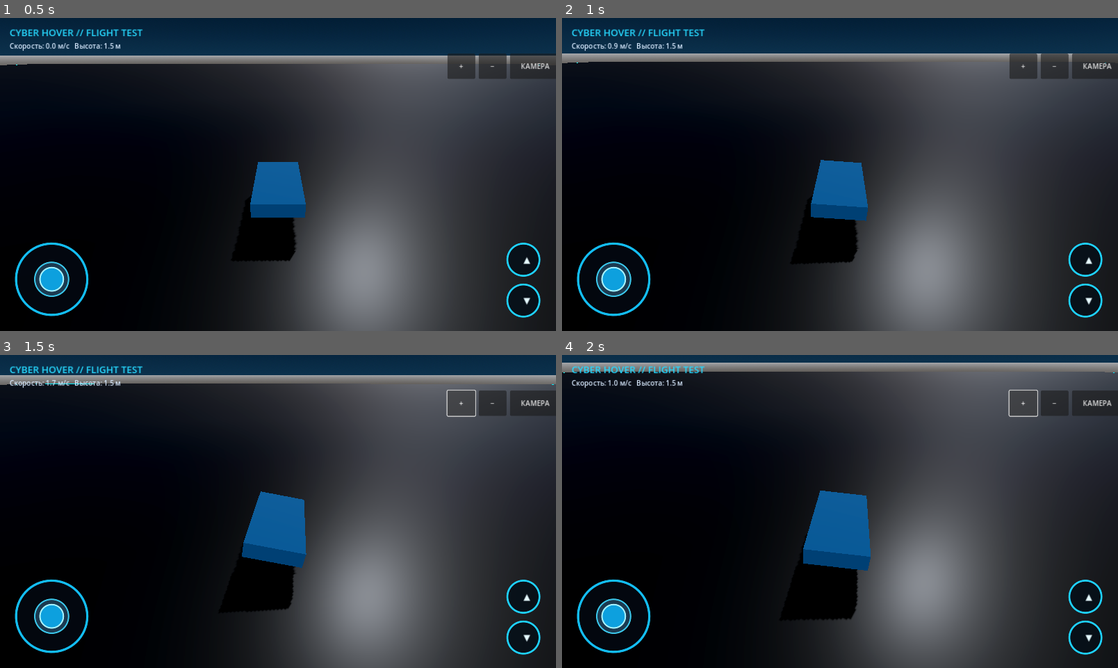
Above: before the commit, frames 1-4 (two rows, left to right).
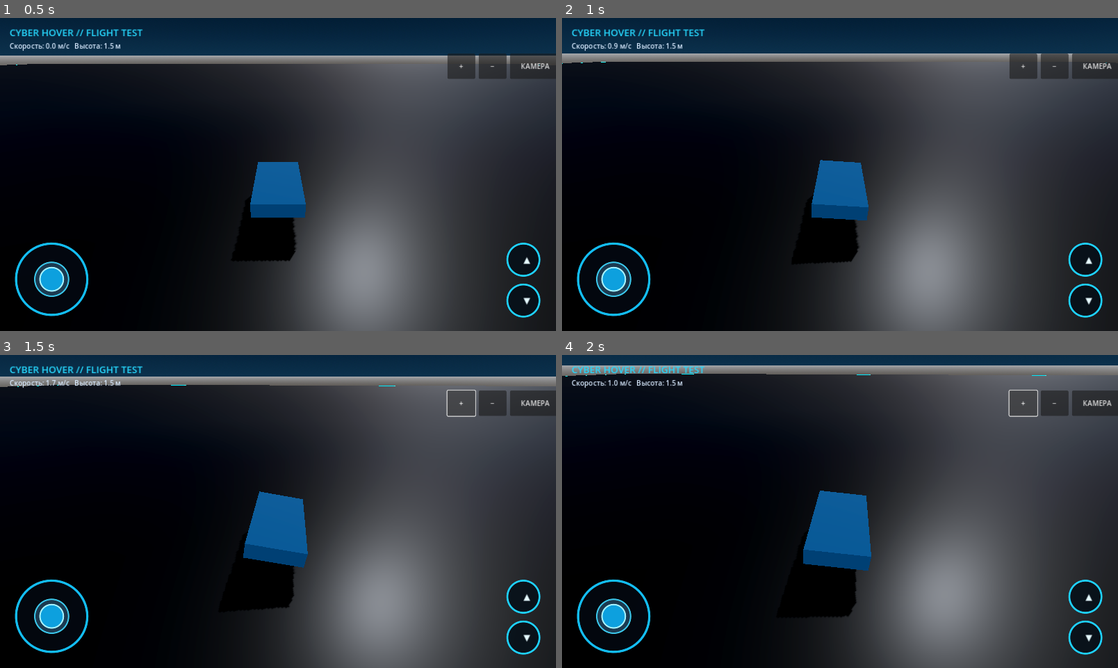
Above: after the commit, the same moments.

Repository: a89526425040-creator/CyberHoverDemo
Game: Godot game, scene res://main.tscn
The game is run twice, just before and just after one commit, with the same random seed, the same clock (stepped at 60 frames per second) and the same inputs.
Inputs (mouse positions are in pixels of both pictures, inside the frame that each line leads up to):
- Up to frame 1 (0.5 s): no input
- Up to frame 2 (1 s): tap Enter at 0.5 s; move the mouse to (962, 158) at 0.52 s; hold D from 0.53 s (still down); tap Ctrl at 0.6 s; click (962, 158) at 0.67 s; tap Space at 0.77 s
- Up to frame 3 (1.5 s): release D at 1.25 s; click "+" at 1.25 s
- Up to frame 4 (2 s): no input

Frame 1 is identical in both runs. In frame 2, less than 0.1% of the frame differs, in the area x 0-98%, y 14-79%; in frame 3, 1.0%; in frame 4, 6.6%, in the area x 0-100%, y 2-96%.

Commit message:
Align hovercraft yaw direction with corrected lateral controls

Diff:
--- a/scripts/hover_controller.gd
+++ b/scripts/hover_controller.gd
@@ -113,7 +113,7 @@
     var relative_basis: Basis = heading_basis.inverse() * basis
     var attitude := relative_basis.get_euler()
 
-    var desired_yaw_rate := -smoothed_strafe * 0.72 * speed_factor
+    var desired_yaw_rate := smoothed_strafe * 0.72 * speed_factor
     var yaw_control := (desired_yaw_rate - local_angular.y) * yaw_torque
 
     # Stick deflection sets a bank/pitch angle; spring-damper control returns smoothly to level.
